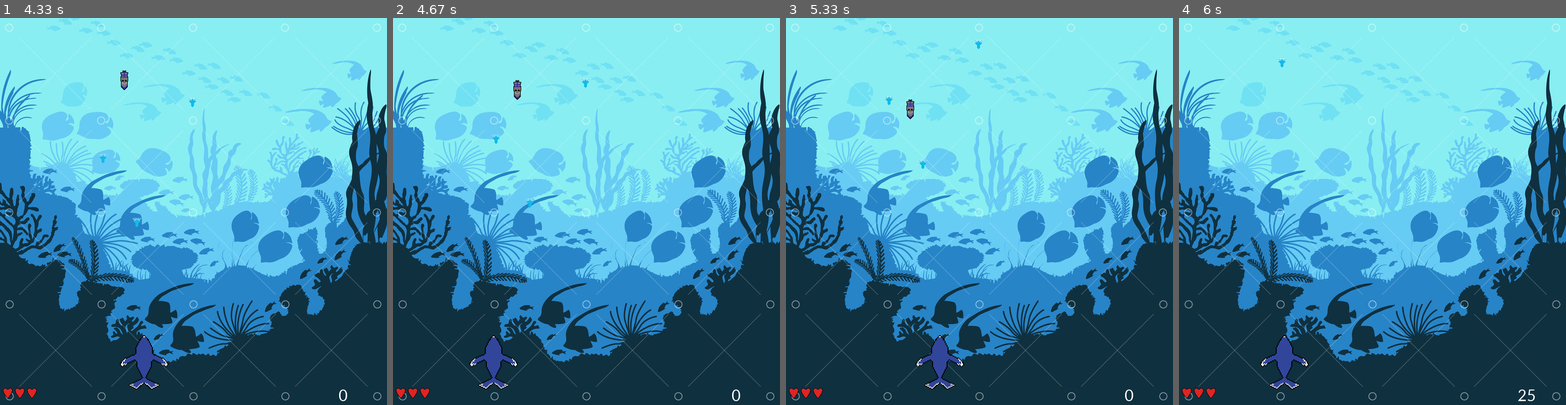
Above: before the commit, frames 1-4 (left to right).
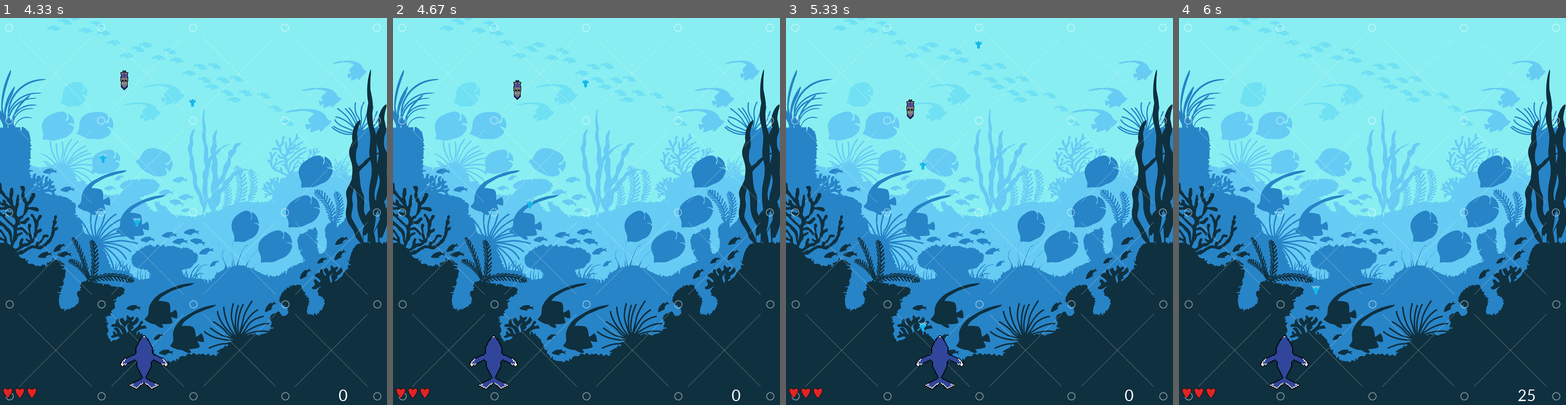
Above: after the commit, the same moments.

Repository: De-L3ns/Sea-Invaders
Game: pygame game, started from GameFiles/SeaInvaders.py
The game is run twice, just before and just after one commit, with the same random seed, the same clock (stepped at 60 frames per second) and the same inputs.
Inputs:
- Up to frame 1 (4.33 s): tap Space at 0.33, 0.73, 1.03, 1.3, 1.6, 1.73, 2.03, 2.4, 2.7, 2.9, 3.2, 3.4, 3.7, 3.9, 4.2 s; hold Left 0.67-1.2 s; hold Left 1.23-1.63 s; hold Right 1.67-2.3 s; hold Left 2.33-2.8 s; hold Right 2.83-3.3 s; hold Right 3.33-3.8 s; hold Left from 3.83 s (still down)
- Up to frame 2 (4.67 s): release Left at 4.37 s; hold Left from 4.4 s (still down); tap Space at 4.47 s
- Up to frame 3 (5.33 s): tap Space at 4.77, 4.9, 5.2 s; release Left at 4.8 s; hold Right from 4.83 s (still down)
- Up to frame 4 (6 s): release Right at 5.47 s; hold Left 5.5-5.97 s; tap Space at 5.57, 5.87 s

Frame 1 is identical in both runs. In frame 2, less than 0.1% of the frame differs, in the area x 25-37%, y 30-50%; in frame 3, less than 0.1%, in the area x 25-37%, y 20-81%; in frame 4, less than 0.1%.

Commit message:
pirate boat hitpoints

Diff:
--- a/GameFiles/SeaInvaders.py
+++ b/GameFiles/SeaInvaders.py
@@ -75,42 +75,51 @@
 
 
 class Boss():
-    def __init__(self, x, y, width, height, mov_speed):
+    def __init__(self, x, y, width, height, mov_speed, hitpoints):
         # Variables for the boss objects
         self.x = x
         self.y = y
         self.width = width
         self.height = height
         self.mov_speed = mov_speed
-        self.boss_path = [x, 800]
-
-    def draw(self, window):
-        window.blit(pirate_boss_sprite_right, (self.x, self.y))
+        self.hitpoints = hitpoints
+        self.hitbox = (self.x + 30, self.y + 50, 225, 160)  # Dimensions of the hitbox to make it close to the model
+        self.alive = True
+
+
+
+    def draw(self, window):
+        if self.alive:
+            window.blit(pirate_boss_sprite_right, (self.x, self.y))
+            self.hitbox = (self.x + 30, self.y + 50, 225, 160)
+            pygame.draw.rect(window, (255, 0, 0), (self.x + ((self.width / 2) - (self.hitpoints / 2)), self.y + 220, 50, 10))
+            pygame.draw.rect(window, (0, 255, 0), (self.x + ((self.width / 2) - (self.hitpoints / 2)), self.y + 220, self.hitpoints, 10))
+
+            # pygame.draw.rect(window, (255, 0, 0), self.hitbox, 2)  # hitbox check
 
     def move(self):
-        if self.mov_speed > 0:  # check is your moving right -> if your mov speed is positive
-            if self.x < self.boss_path[1] + self.mov_speed:
-                self.x += self.mov_speed
-            else:
-                self.mov_speed = self.mov_speed * -1  # Turns you around when the end is reached.
-                self.x += self.mov_speed
+        if self.x < (800 + self.width):
+            self.x += self.mov_speed
         else:
-            if self.x > self.boss_path[0] - self.mov_speed:
-                self.mov_speed += self.mov_speed
-            else:
-                self.mov_speed = self.mov_speed * -1
-                self.x += self.mov_speed
+            self.x = -50
+
+    def hit(self):
+        print('hit')
+        if self.hitpoints <= 0:
+            self.alive = False
 
 
 class Projectile():
-    def __init__(self, x, y, width, height, speed, sprite):
+    def __init__(self, x, y, width, height, speed, damage, sprite):
         # Variables for the player attacks (ranged)
         self.x = x
         self.y = y
         self.width = width
         self.height = height
         self.speed = speed
+        self.damage = damage
         self.sprite = sprite
+
 
     def draw(self, window):
         window.blit(self.sprite, (self.x, self.y))
@@ -120,8 +129,6 @@
     def __init__(self, x, y, sprite):
         self.x = x
         self.y = y
-        # self.width = width
-        # self.height = height
         self.sprite = sprite
 
     def draw(self, window):
@@ -165,7 +172,7 @@
 whale = Player(334, 650, 128, 128)  # Spawns the Player at the start of the game in the middle of the screen
 speedboat_locations = (125, 150, 200, 250, 300, 350, 400, 450, 500, 550, 600, 650, 700, 750, 800)
 speedboats = []
-pirate_boss = Boss(1, 1, 256, 256, 1)
+pirate_boss = Boss(1, 1, 256, 256, 1, 50)
 beams = []
 cooldown = 0
 wave_1 = 5
@@ -203,6 +210,18 @@
                         speedboat.hit()
                         score += 25
                         beams.pop(beams.index(beam))
+        if pirate_boss.alive:
+            if beam.y - beam.width < pirate_boss.hitbox[1] + pirate_boss.hitbox[3] and beam.y + beam.width > \
+                    pirate_boss.hitbox[1]:
+                if beam.x + beam.height > pirate_boss.hitbox[0] and beam.x - beam.height < pirate_boss.hitbox[0] + \
+                        pirate_boss.hitbox[2]:
+                    pirate_boss.hitpoints -= beam.damage
+                    beams.pop(beams.index(beam))
+                    print(pirate_boss.hitpoints)
+                    pirate_boss.hit()
+
+
+
         if beam.y > 0:
             beam.y -= beam.speed  # This makes sure the bullet moves forward as long as it is not of the screen
         else:
@@ -226,7 +245,7 @@
         if len(beams) < 3:
             beams.append(
                 Projectile(round(whale.x + (whale.width // 2) - (32 // 2)), round(whale.y - (32 // 2)), 32, 32, 2,
-                           beam_sprite))
+                           10, beam_sprite))
             # The beam gets spawned at the whale X/Y Coordinate. To make the beam appear in the middle and at the
             # nose we add half the sprites width - half the width of the projectile to the for the x coordinate
             # and we use the y coordinate - half the length of the projectile to make the attack spawn at the top
